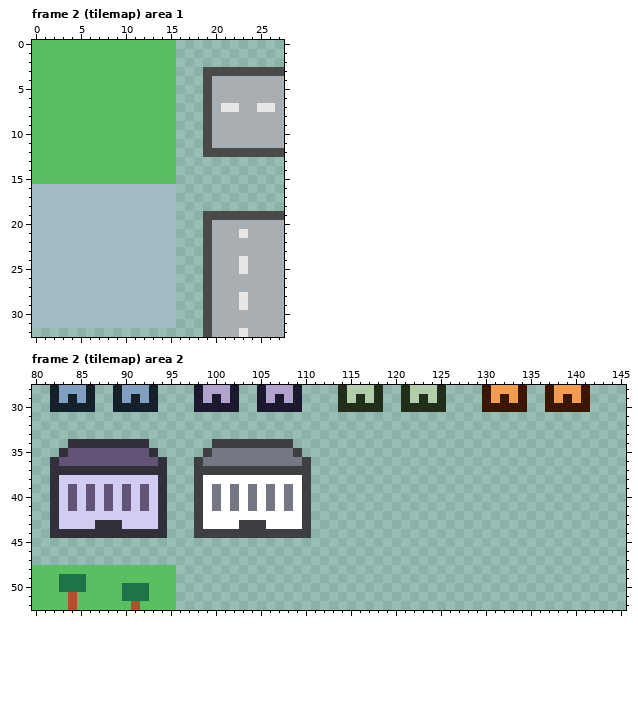
File history of a pixel-art file, assets/sprites/basesheet.ase. This is how it looked before the edit.
256x256 pixels, 5 frames. Colours within 5 levels of each other are drawn and written as one. Shown: frame 2 (tilemap) area 1: x 0..27, y 0..32; frame 2 (tilemap) area 2: x 80..145, y 28..52. The commit also changed other frames or places, which this record leaves out.
After:
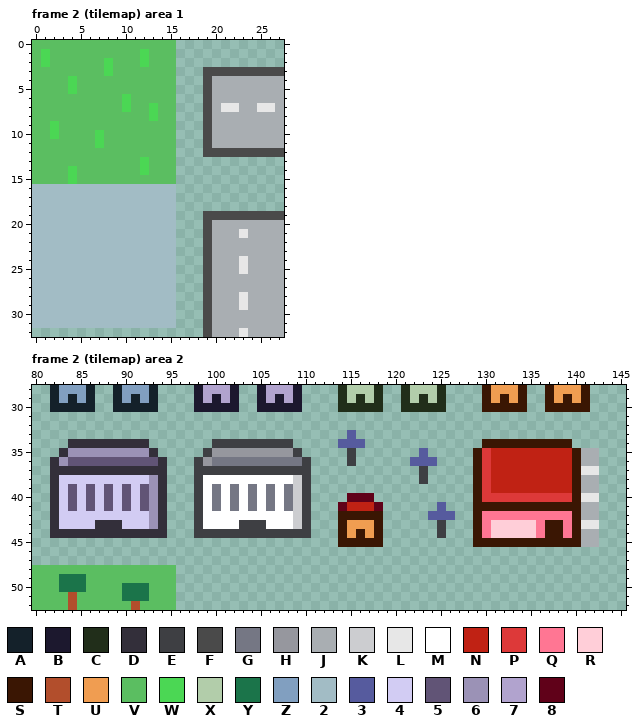
Palette (. is transparent): A #14212a  B #1c182e  C #212e1a  D #332f3a  E #3e3f43  F #4a4a4a  G #757784  H #96979e  J #a9aeb2  K #cccdd0  L #e7e7e7  M #ffffff  N #c02214  P #dd3939  Q #ff7693  R #ffced8  S #3a1603  T #b24e2c  U #f09d51  V #5bbe61  W #4bd754  X #b2cdaa  Y #1b744a  Z #819fc0  2 #a2bcc5  3 #565b9e  4 #d2ccf3  5 #615476  6 #9b92b6  7 #b1a3ce  8 #600119
Changes in this commit:
Frame 2 (tilemap) area 1:
Colour W replaces colour V in row 1 at x 1 and 12; in row 2 at x 1, 8 and 12; in row 3 at x 8; in rows 4 to 5 at x 4; in row 6 at x 10; in row 7 at x 10 and 13.
Colour W replaces colour V in row 8 at x 13; in row 9 at x 2; in row 10 at x 2 and 7; in row 11 at x 7; in row 13 at x 12; in row 14 at x 4 and 12.
Colour W replaces colour V in row 15 at x 4.
Frame 2 (tilemap) area 2:
Colour 3 is added in row 33 at x 115; in row 34 at x 114 to 116; in row 35 at x 123; in row 36 at x 122 to 124; in row 41 at x 125; in row 42 at x 124 to 126.
Colour 6 replaces colour 4 in rows 38 to 43 at x 93.
Colour 6 replaces colour 5 in row 35 at x 84 to 92; in row 36 at x 83.
Colour 8 is added in row 40 at x 115 to 117; in row 41 at x 114 and 118.
Colour E is added in rows 35 to 36 at x 115; in rows 37 to 38 at x 123; in rows 43 to 44 at x 125.
Colour H replaces colour G in row 35 at x 100 to 108; in row 36 at x 99.
Colour J is added in rows 35 to 36 at x 141 to 142; in rows 38 to 39 at x 141 to 142; in rows 41 to 42 at x 141 to 142; in rows 44 to 45 at x 141 to 142.
Colour K replaces colour M in rows 38 to 43 at x 109.
Colour L is added in row 37 at x 141 to 142; in row 40 at x 141 to 142; in row 43 at x 141 to 142.
Colour N is added in rows 35 to 39 at x 131 to 139; in row 41 at x 115 to 117.
Colour P is added in rows 35 to 39 at x 130; in row 40 at x 130 to 139.
Colour Q is added in row 42 at x 130 to 139; in rows 43 to 44 at x 130, 136 and 139.
Colour R is added in rows 43 to 44 at x 131 to 135.
Colour S is added in row 34 at x 130 to 139; in rows 35 to 40 at x 129 and 140; in row 41 at x 129 to 140; in row 42 at x 114 to 118, 129 and 140; in row 43 at x 114, 118, 129, 137 to 138 and 140; in row 44 at x 114, 116, 118, 129, 137 to 138 and 140.
Colour S is added in row 45 at x 114 to 118 and 129 to 140.
Colour U is added in row 43 at x 115 to 117; in row 44 at x 115 and 117.
Changed places in both pictures, as pixel boxes (x1, y1, x2, y2):
changed: (41, 49, 158, 184)
added: (338, 430, 365, 466)
added: (410, 439, 599, 547)
changed: (59, 448, 158, 529)
changed: (203, 448, 302, 529)
added: (338, 493, 383, 547)
